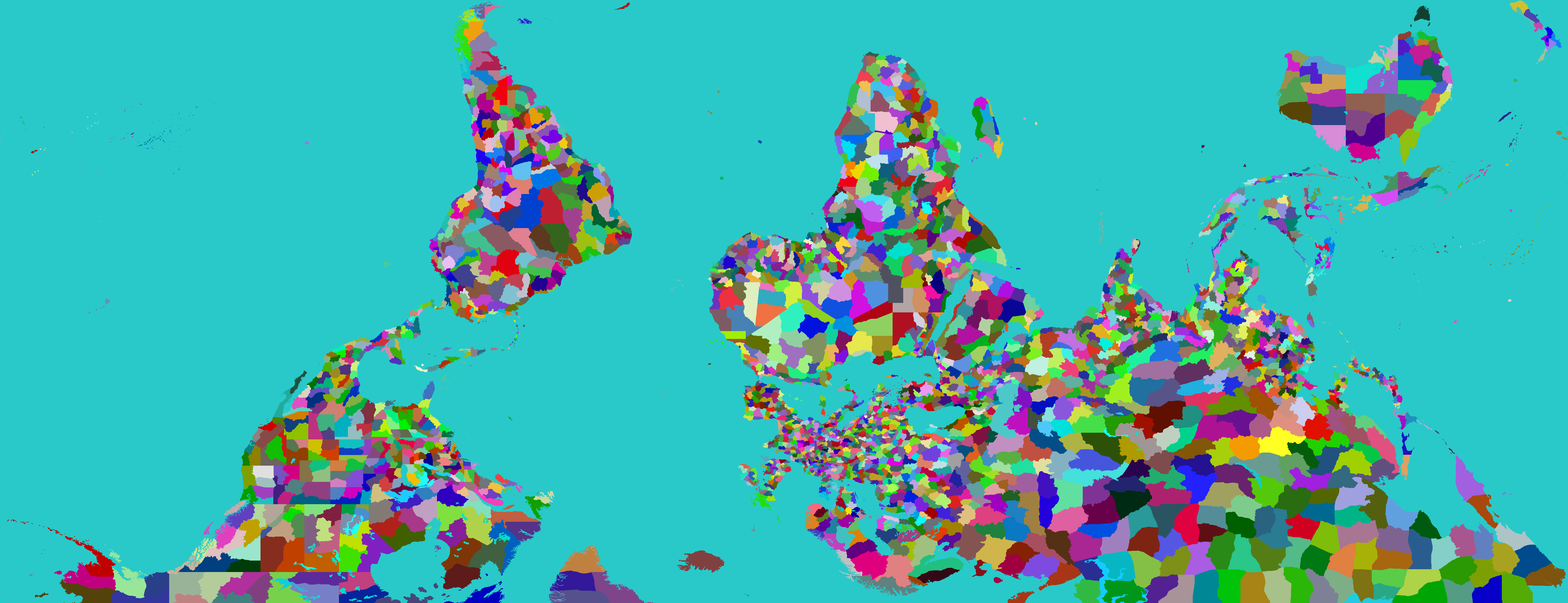
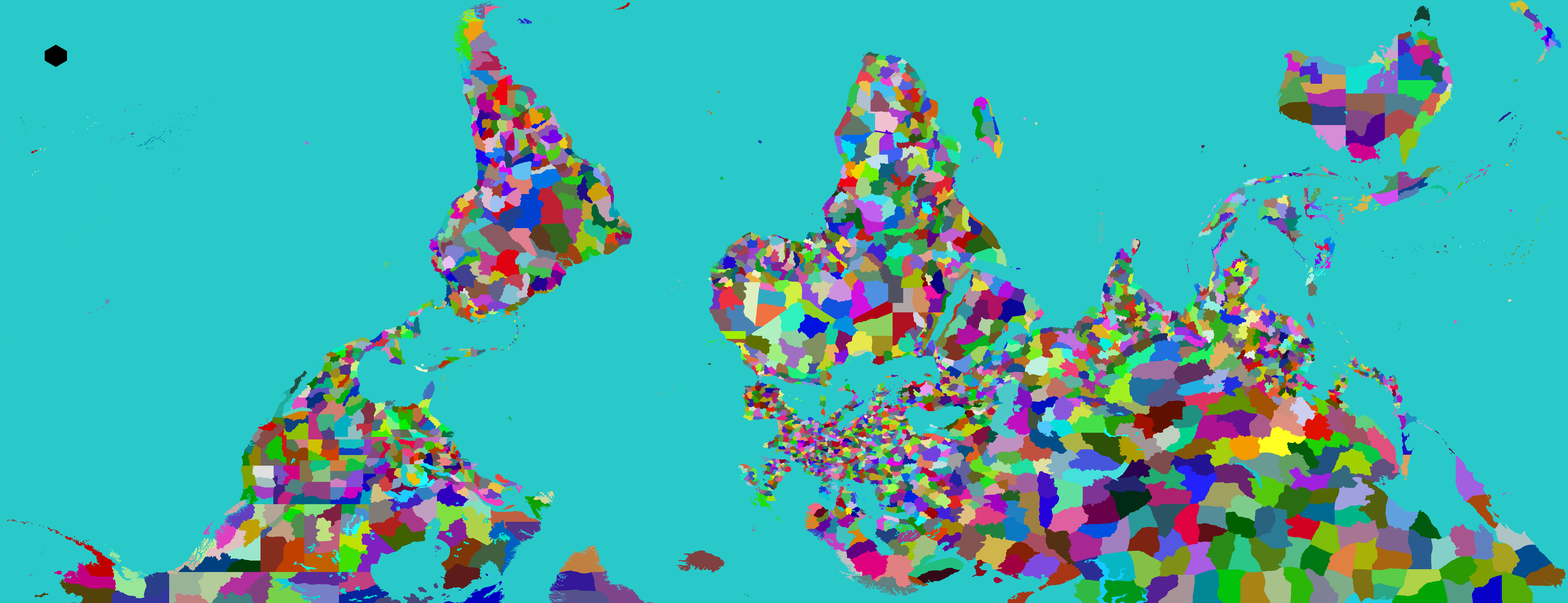
Layers edited between the first and the second 1568x603 image:
added layer "Test" above "Provinces" over [44, 44, 68, 68]
